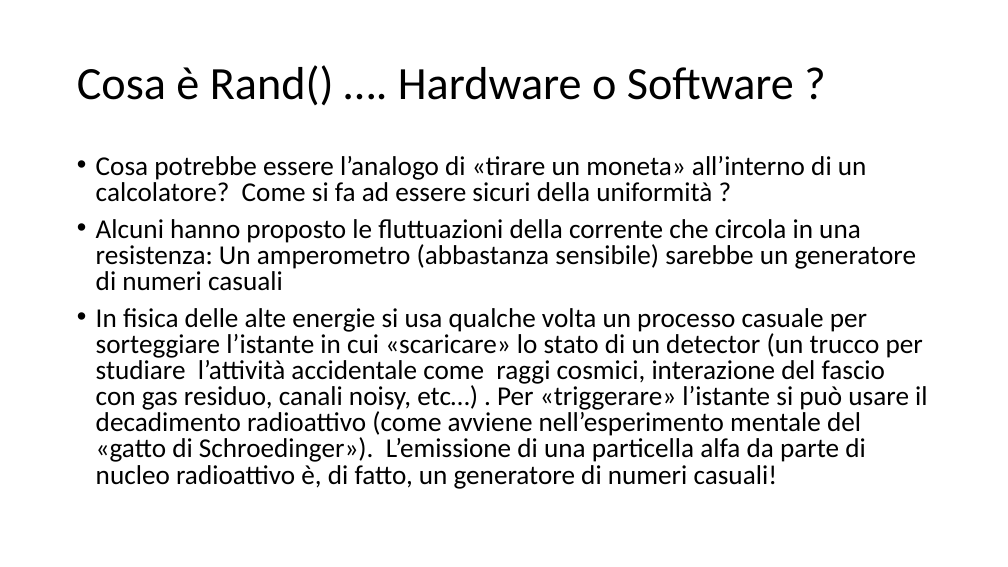
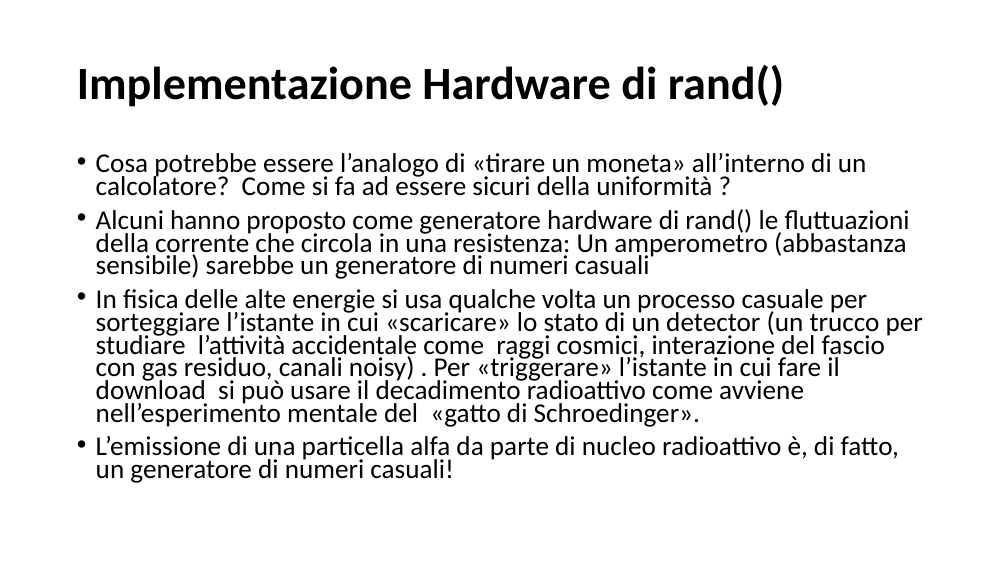
Before and after one commit to marcomonte94/Montecarlo, a slide deck: slide 12 of Slide Corso Metodi Montecarlo.pptx. Drawn at 1008x567 pixels with LibreOffice and Linux fonts; fonts in the diff are those of the drawing. Boxes give left, top, right and bottom in pixels: in the first picture for what was removed or moved away, otherwise in the second. Text is boxed around its words. In the diff, an @@ line names an element or a change of style, - is before the commit and + after.

```diff
--- a/Slide Corso Metodi Montecarlo.pptx
+++ b/Slide Corso Metodi Montecarlo.pptx
@@ title at bbox=[77, 65, 784, 107]: text changed; bold on @@
-Cosa è Rand() …. Hardware o Software ?
+Implementazione Hardware di rand()
@@ text at bbox=[96, 153, 867, 196]: line spacing 0.8 to 0.7 @@
@@ text at bbox=[96, 209, 923, 483]: text changed @@
-• Alcuni hanno proposto le fluttuazioni della corrente che circola in una resistenza: Un amperometro (abbastanza sensibile) sarebbe un generatore di numeri casuali
-• In fisica delle alte energie si usa qualche volta un processo casuale per sorteggiare l’istante in cui «scaricare» lo stato di un detector (un trucco per studiare l’attività accidentale come raggi cosmici, interazione del fascio con gas residuo, canali noisy, etc…) . Per «triggerare» l’istante si può usare il decadimento radioattivo (come avviene nell’esperimento mentale del «gatto di Schroedinger»). L’emissione di una particella alfa da parte di nucleo radioattivo è, di fatto, un generatore di numeri casuali!
+• Alcuni hanno proposto come generatore hardware di rand() le fluttuazioni della corrente che circola in una resistenza: Un amperometro (abbastanza sensibile) sarebbe un generatore di numeri casuali
+• In fisica delle alte energie si usa qualche volta un processo casuale per sorteggiare l’istante in cui «scaricare» lo stato di un detector (un trucco per studiare l’attività accidentale come raggi cosmici, interazione del fascio con gas residuo, canali noisy) . Per «triggerare» l’istante in cui fare il download si può usare il decadimento radioattivo come avviene nell’esperimento mentale del «gatto di Schroedinger».
+• L’emissione di una particella alfa da parte di nucleo radioattivo è, di fatto, un generatore di numeri casuali!
```
Also in this commit, not shown: 18 other slides changed, 16 slides added, 2 slides removed, 3 other files.
